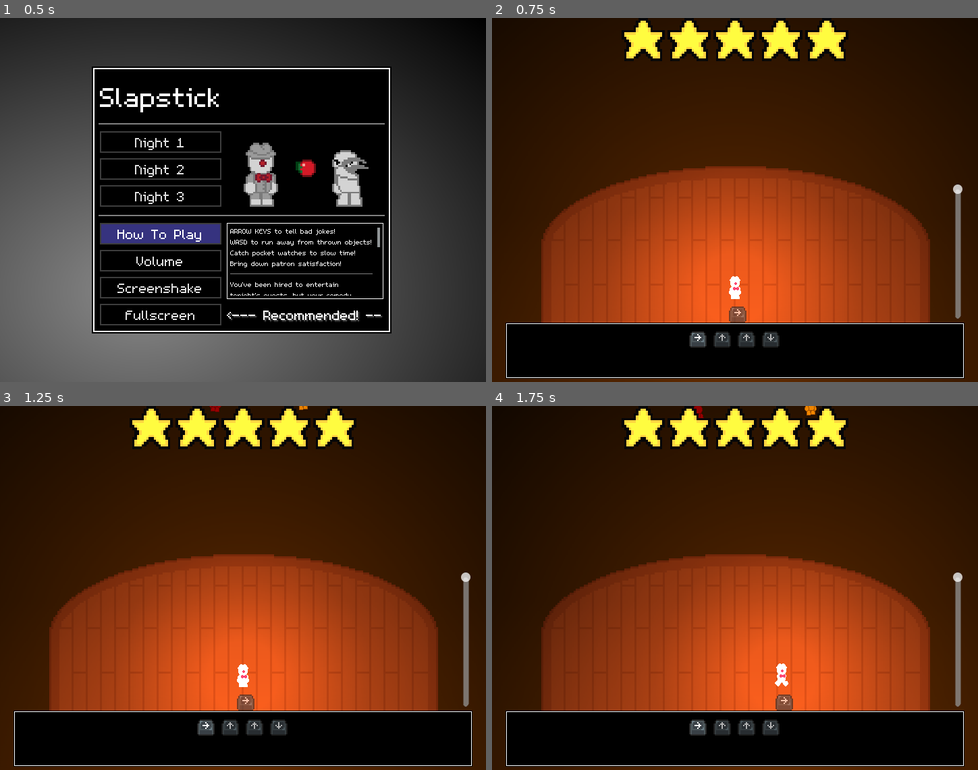
Above: before the commit, frames 1-4 (two rows, left to right).
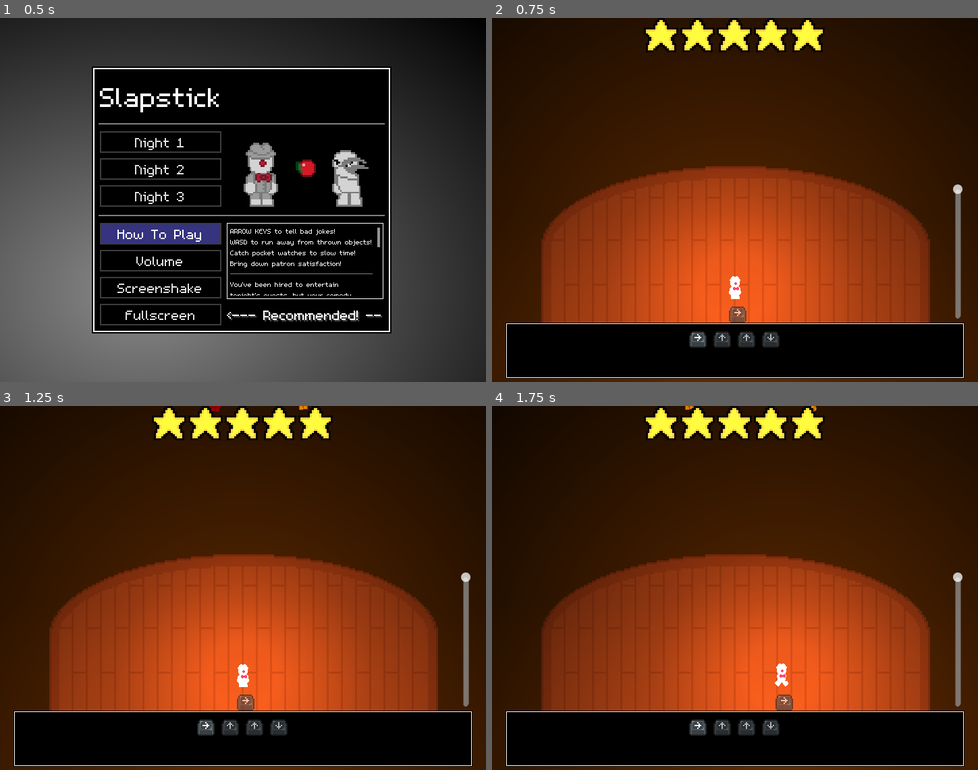
Above: after the commit, the same moments.

Repository: InRe-Dan/MiniJameGam34
Game: Godot game, scene res://menus/main_menu.tscn
Same seed, same stepped clock (60 frames per second), same inputs: the game is played once before the commit and once after it.
Inputs:
- Up to frame 1 (0.5 s): no input
- Up to frame 2 (0.75 s): click "Night 1" at 0.5 s
- Up to frame 3 (1.25 s): no input
- Up to frame 4 (1.75 s): tap Enter at 1.25 s; hold D (move_right) from 1.28 s (still down)

Frame 1 is identical in both runs. In frame 2, 3.7% of the frame differs, in the area x 26-74%, y 0-12%; in frame 3, 3.7%; in frame 4, 3.7%.

Commit message:
made the approval stars smaller

Diff:
--- a/Main/main.tscn
+++ b/Main/main.tscn
@@ -202,8 +202,11 @@
 layout_mode = 1
 anchors_preset = 10
 anchor_right = 1.0
-offset_right = -720.0
+offset_left = 215.0
+offset_right = -865.0
+offset_bottom = 64.0
 grow_horizontal = 2
+scale = Vector2(0.8, 0.8)
 alignment = 1
 script = ExtResource("7_id6l1")
 
